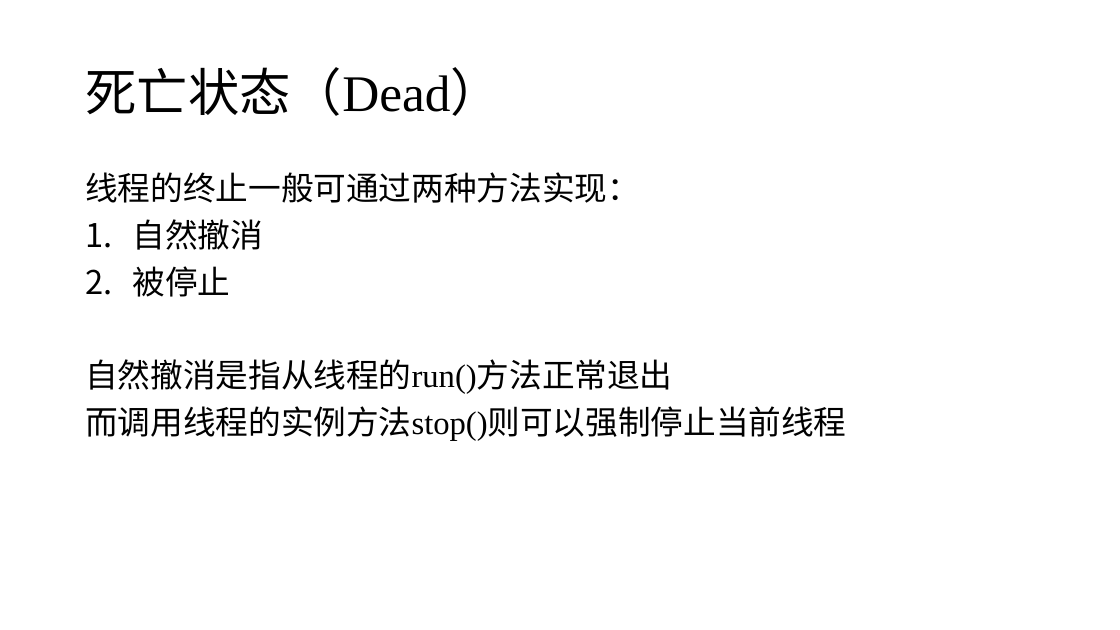
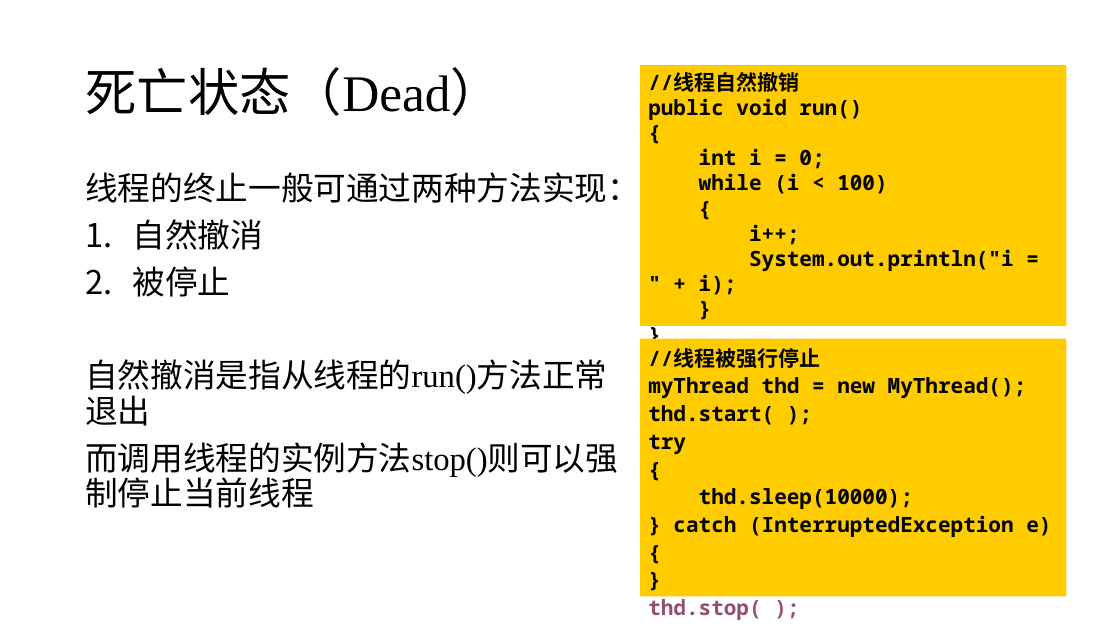
Before and after one commit to j-w-huang/oop, a slide deck: slide 10 of ch6/第六章 part3.pptx. Drawn at 1120x630 pixels with LibreOffice and Linux fonts; fonts in the diff are those of the drawing. Boxes give left, top, right and bottom in pixels: in the first picture for what was removed or moved away, otherwise in the second. Text is boxed around its words. In the diff, an @@ line names an element or a change of style, - is before the commit and + after.

```diff
--- a/ch6/第六章 part3.pptx
+++ b/ch6/第六章 part3.pptx
@@ rectangle added at [640, 65, 1067, 325], fill #FFCC00, 18 pt, text #000000, bold @@
+//线程自然撤销
+public void run()
+{
+int i = 0;
+while (i < 100)
+{
+i++;
+System.out.println("i = " + i);
+}
+}
@@ text "线程的终止一般可通过两种方法实现：" rewrapped from [85, 172, 846, 441] to [85, 172, 640, 508] @@
@@ rectangle added at [640, 339, 1067, 597], fill #FFCC00, 18 pt, text #000000, bold @@
+//线程被强行停止
+myThread thd = new MyThread();
+thd.start( );
+try
+{
+thd.sleep(10000);
+} catch (InterruptedException e){
+}
+thd.stop( );
```
Also in this commit, not shown: 30 slides added, 2 other files.
